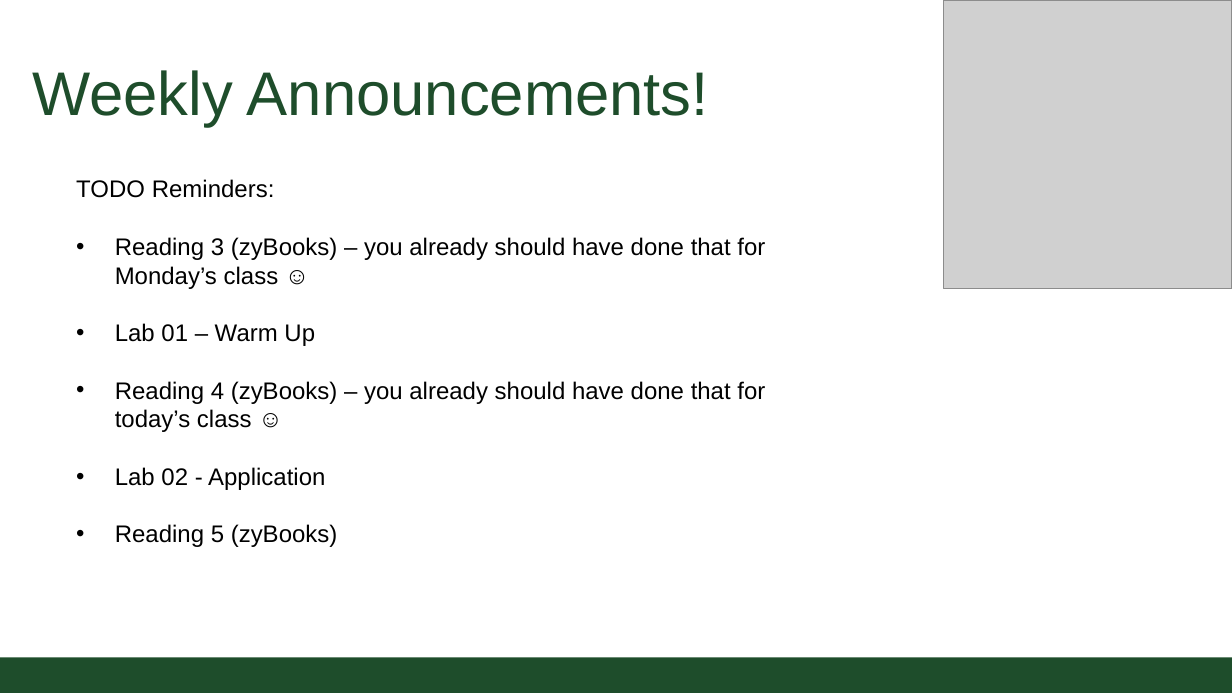
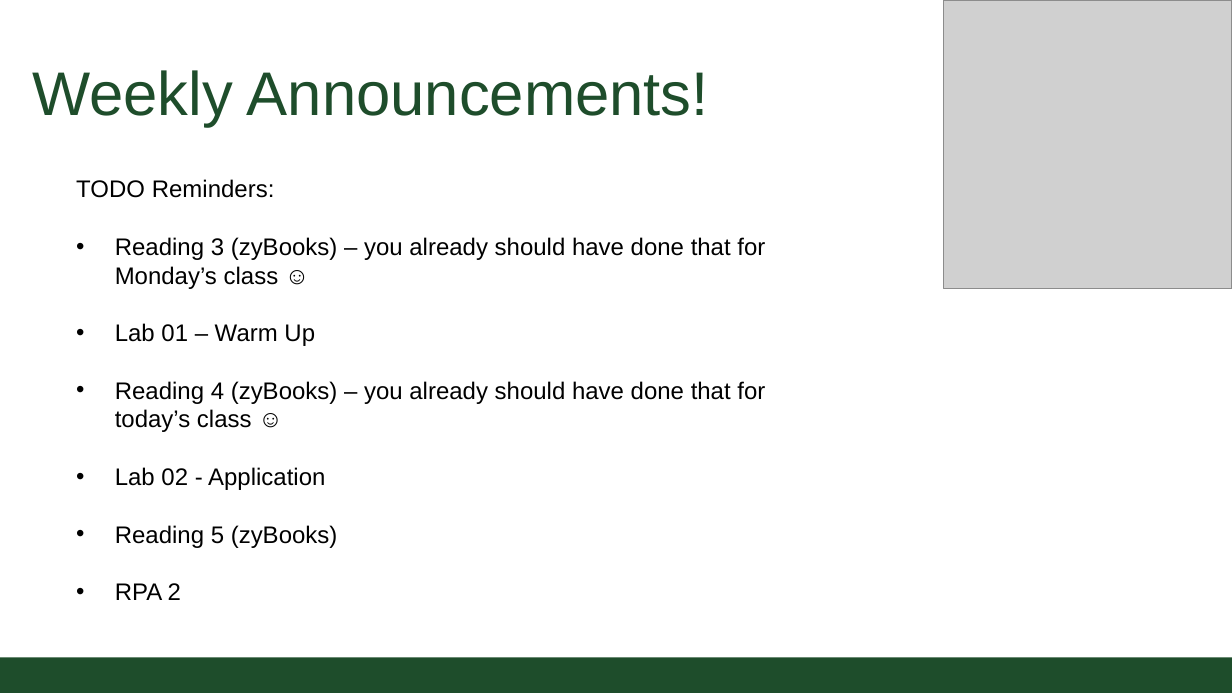
Before and after one commit to CSU-CS152/Handouts, a slide deck: slide 2 of 02_02ConditionalsCS152.pptx. Drawn at 1232x693 pixels with LibreOffice and Linux fonts; fonts in the diff are those of the drawing; grey boxes stand for pictures; background and template pictures are left out. Boxes give left, top, right and bottom in pixels: in the first picture for what was removed or moved away, otherwise in the second. Text is boxed around its words. In the diff, an @@ line names an element or a change of style, - is before the commit and + after.

```diff
--- a/02_02ConditionalsCS152.pptx
+++ b/02_02ConditionalsCS152.pptx
@@ text at (115,583,181,600): paragraph added @@
+• RPA 2
```
Also in this commit, not shown: 6 other slides changed, 1 slide added, 5 other files.
